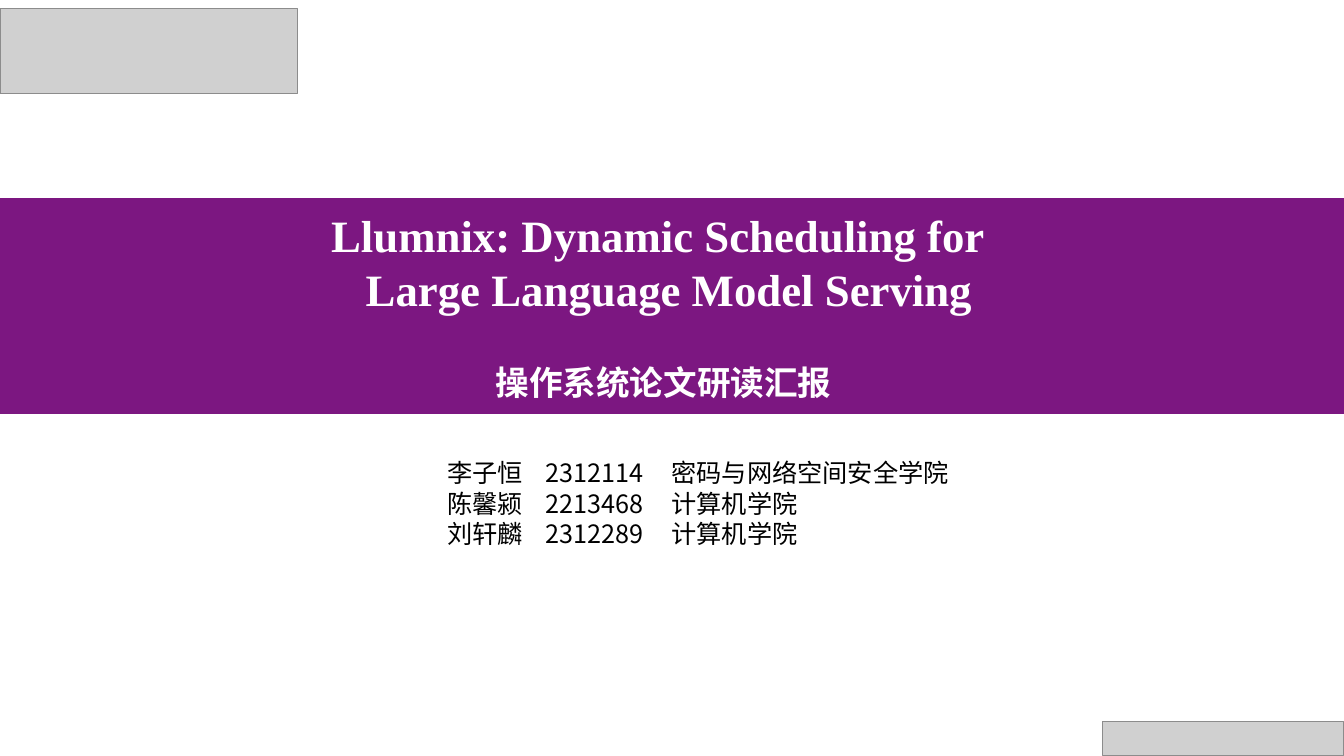
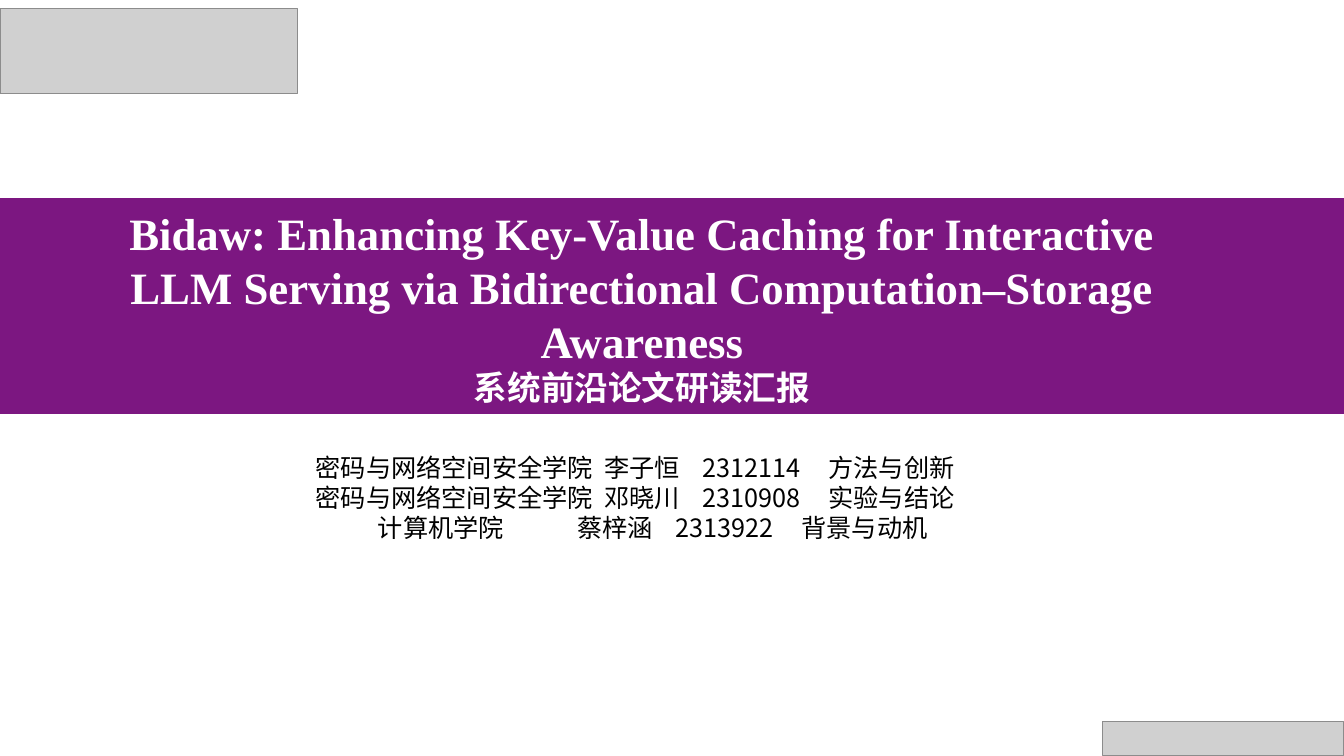
Before and after one commit to 22mouseok-crypto/obsidian-vault, a slide deck: slide 1 of 抗量子密码/论文汇报/汇报模板.pptx. Drawn at 1344x756 pixels with LibreOffice and Linux fonts; fonts in the diff are those of the drawing; grey boxes stand for pictures. Boxes give left, top, right and bottom in pixels: in the first picture for what was removed or moved away, otherwise in the second. Text is boxed around its words. In the diff, an @@ line names an element or a change of style, - is before the commit and + after.

Commit message:
vault backup: 2026-06-03 16:39:52

```diff
--- a/抗量子密码/论文汇报/汇报模板.pptx
+++ b/抗量子密码/论文汇报/汇报模板.pptx
@@ text at (129, 218, 1153, 403): text changed @@
-Llumnix: Dynamic Scheduling for
-Large Language Model Serving
-操作系统论文研读汇报
+Bidaw: Enhancing Key-Value Caching for Interactive LLM Serving via Bidirectional Computation–Storage Awareness
+系统前沿论文研读汇报
@@ text at (316, 455, 954, 539): text changed @@
-李子恒 2312114 密码与网络空间安全学院
-陈馨颍 2213468 计算机学院
-刘轩麟 2312289 计算机学院
+密码与网络空间安全学院 李子恒 2312114 方法与创新
+密码与网络空间安全学院 邓晓川 2310908 实验与结论
+计算机学院 蔡梓涵 2313922 背景与动机
```
